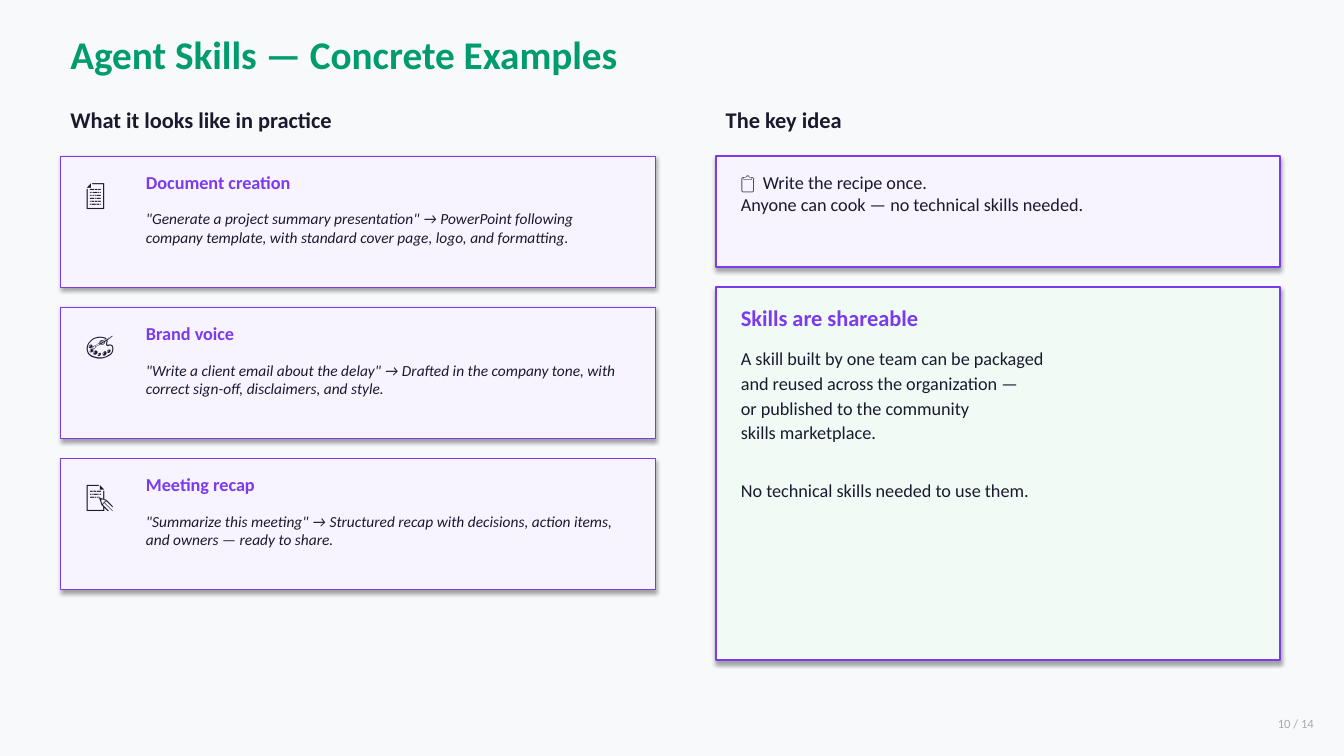
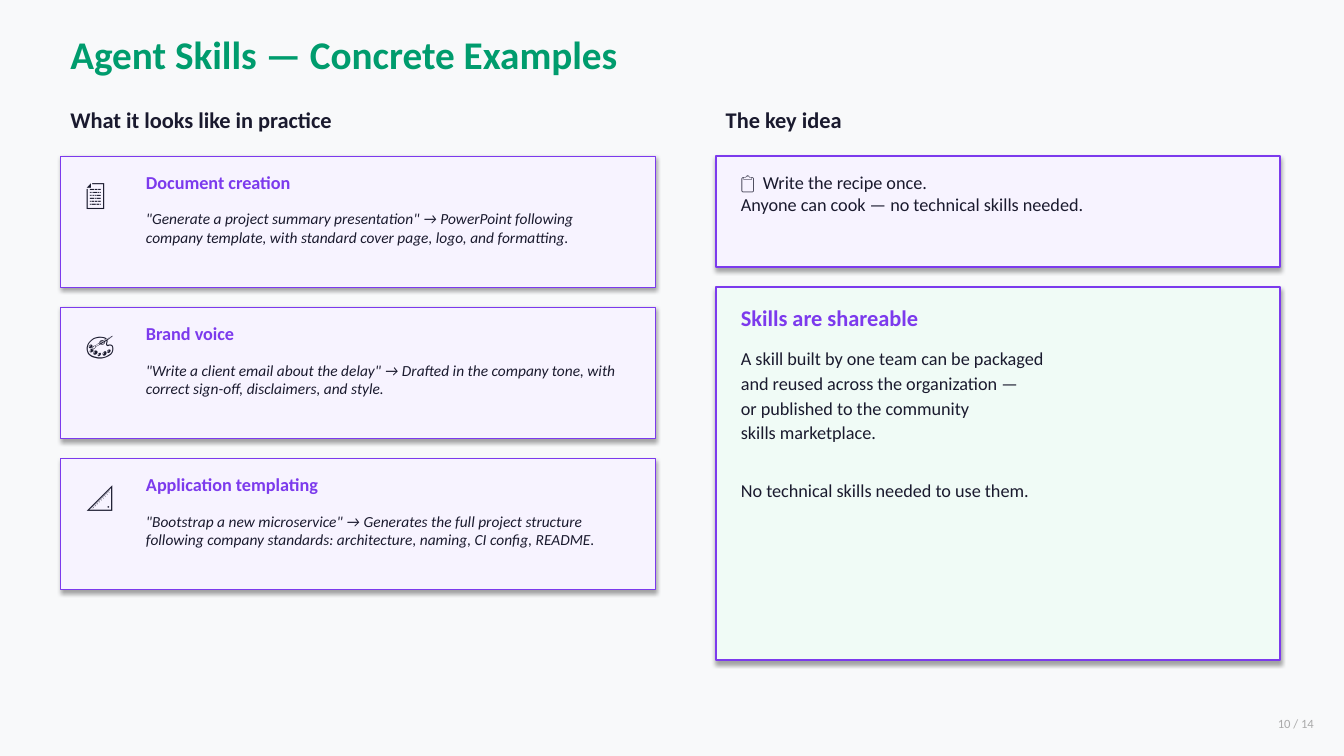
Before and after one commit to frichard35/claude-code-presentation, a slide deck: slide 10 of slides-simple-editable.pptx. Drawn at 1344x756 pixels with LibreOffice and Linux fonts; fonts in the diff are those of the drawing. Boxes give left, top, right and bottom in pixels: in the first picture for what was removed or moved away, otherwise in the second. Text is boxed around its words. In the diff, an @@ line names an element or a change of style, - is before the commit and + after.

```diff
--- a/slides-simple-editable.pptx
+++ b/slides-simple-editable.pptx
@@ text at [76, 474, 126, 524]: text changed @@
-📝
+📐
@@ text at [146, 478, 318, 494]: text changed @@
-Meeting recap
+Application templating
@@ text at [146, 516, 595, 548]: text changed @@
-"Summarize this meeting" → Structured recap with decisions, action items, and owners — ready to share.
+"Bootstrap a new microservice" → Generates the full project structure following company standards: architecture, naming, CI config, README.
```
Also in this commit, not shown: 4 other slides changed, 2 other files.
